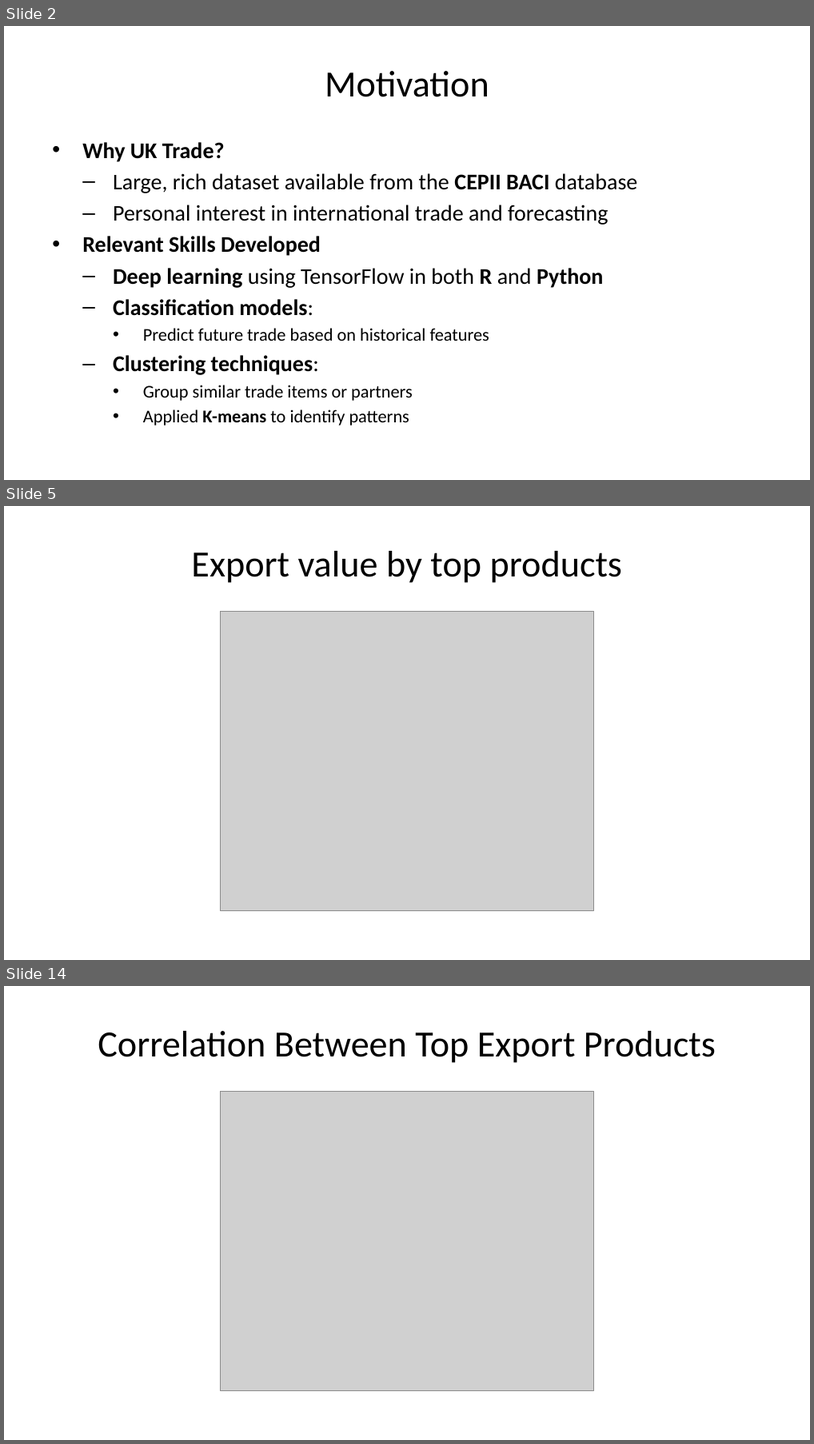
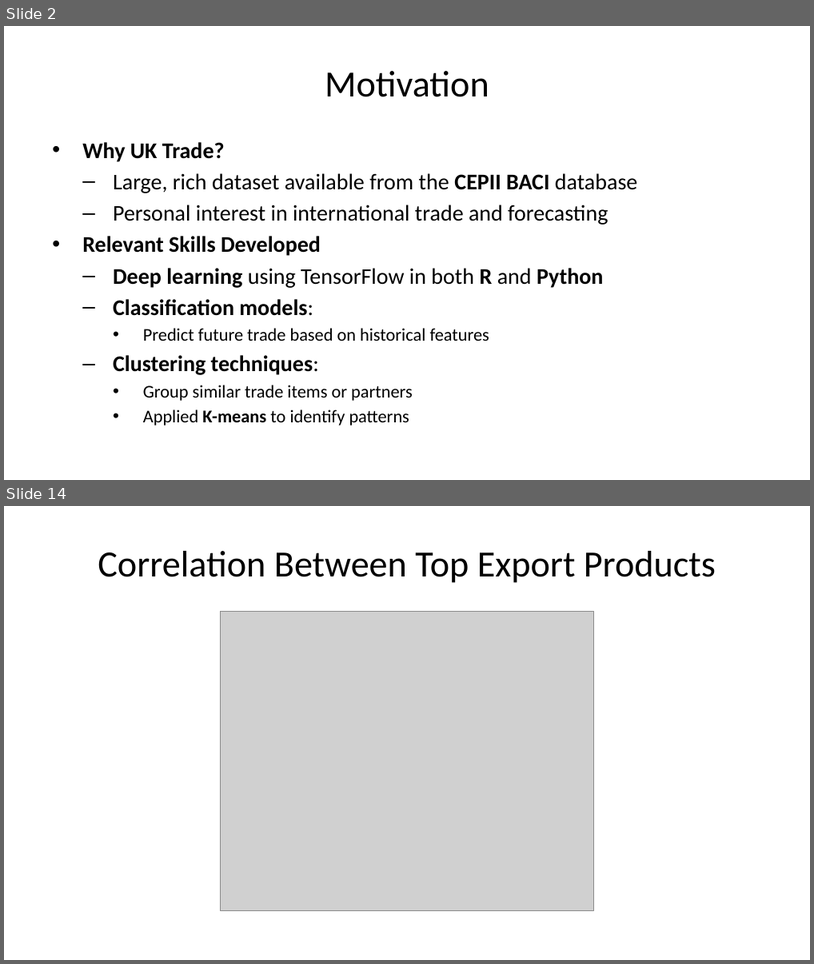
Before and after one commit to maxaus2002/ASSESSMENT-2-for-MAST7220, a slide deck: Presentation Report/Powerpoint.pptx. Shown one above the other, each under a label of ours: slides 2, 5 and 14 before the commit, slides 2 and 14 after it; the slides between them are not shown. The pictures are 814x1444 and 814x964 pixels, drawn with LibreOffice and Linux fonts; fonts in the diff are those of the drawing; grey boxes stand for pictures. Boxes give left, top, right and bottom in pixels: in the first picture for what was removed or moved away, otherwise in the second. Text is boxed around its words. In the diff, an @@ line names an element or a change of style, - is before the commit and + after.

```diff
--- a/Presentation Report/Powerpoint.pptx
+++ b/Presentation Report/Powerpoint.pptx
@@ slide 5 removed at (4, 506, 810, 960), background #FFFFFF @@
@@ title removed at (191, 551, 622, 583) @@
-Export value by top products
@@ picture removed at (220, 612, 594, 911) @@
```
Also in this commit, not shown: 7 slides changed, 11 slides added, 10 other slides removed, 1 other file.
